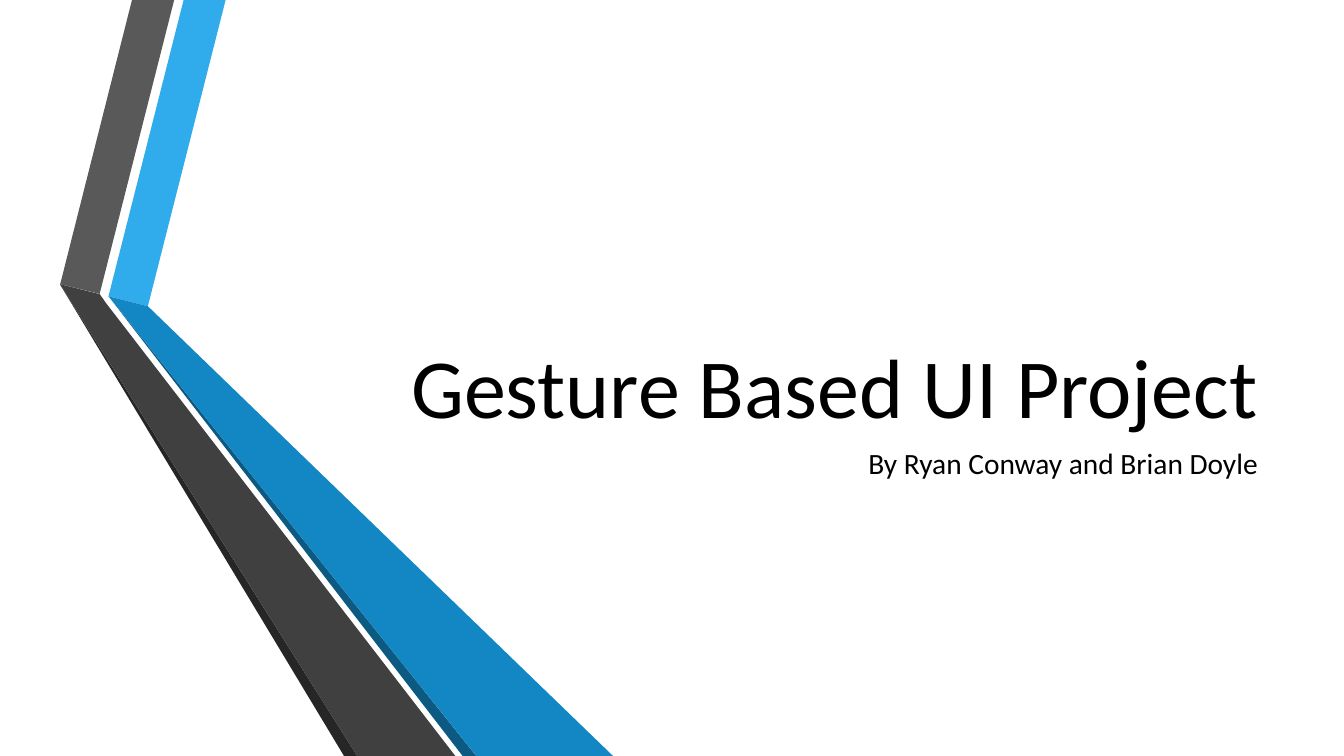
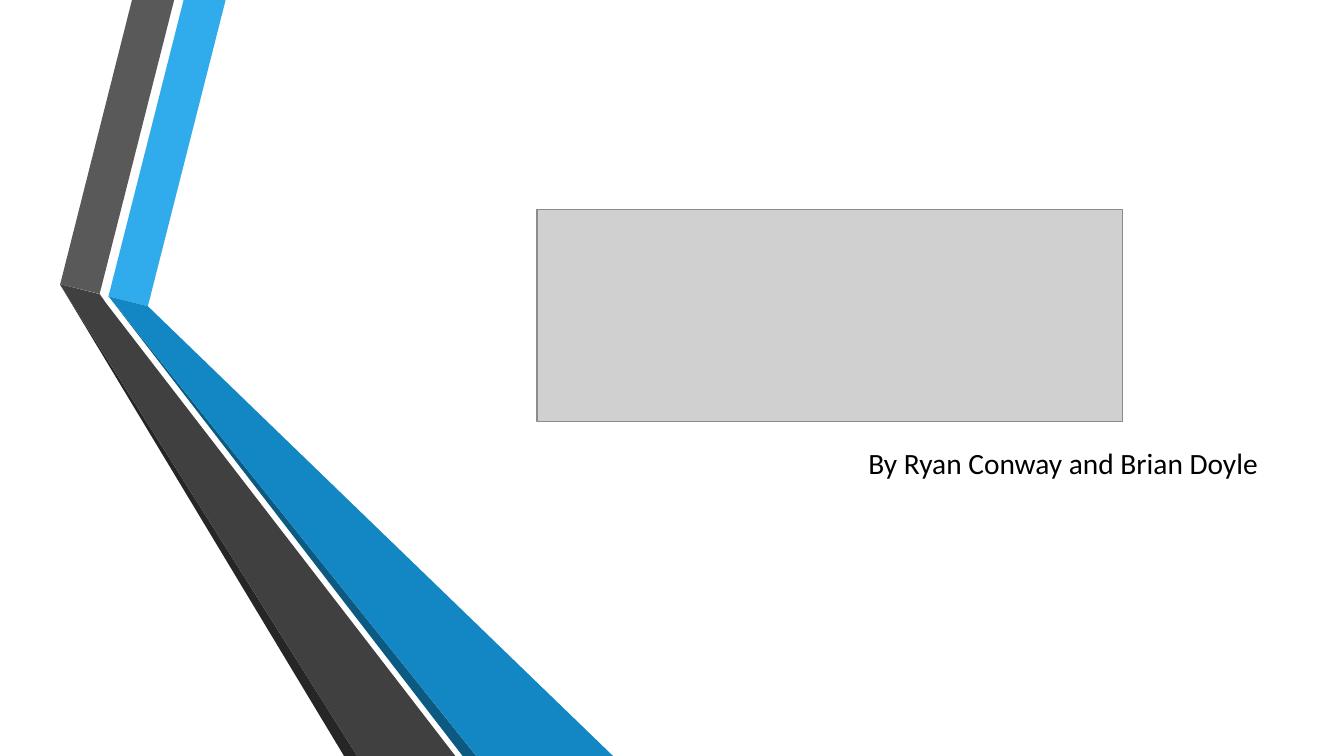
Before and after one commit to BrianD147/Gesture-Based-UI-Development-Project, a slide deck: slide 1 of Gesture Based UI Project.pptx. Drawn at 1344x756 pixels with LibreOffice and Linux fonts; fonts in the diff are those of the drawing; grey boxes stand for pictures; background and template pictures are left out. Boxes give left, top, right and bottom in pixels: in the first picture for what was removed or moved away, otherwise in the second. Text is boxed around its words. In the diff, an @@ line names an element or a change of style, - is before the commit and + after.

```diff
--- a/Gesture Based UI Project.pptx
+++ b/Gesture Based UI Project.pptx
@@ picture added at [537, 210, 1123, 421] @@
@@ title removed at [411, 359, 1257, 433] @@
-Gesture Based UI Project
```
Also in this commit, not shown: 3 other slides changed, 1 slide added, 6 other files.
